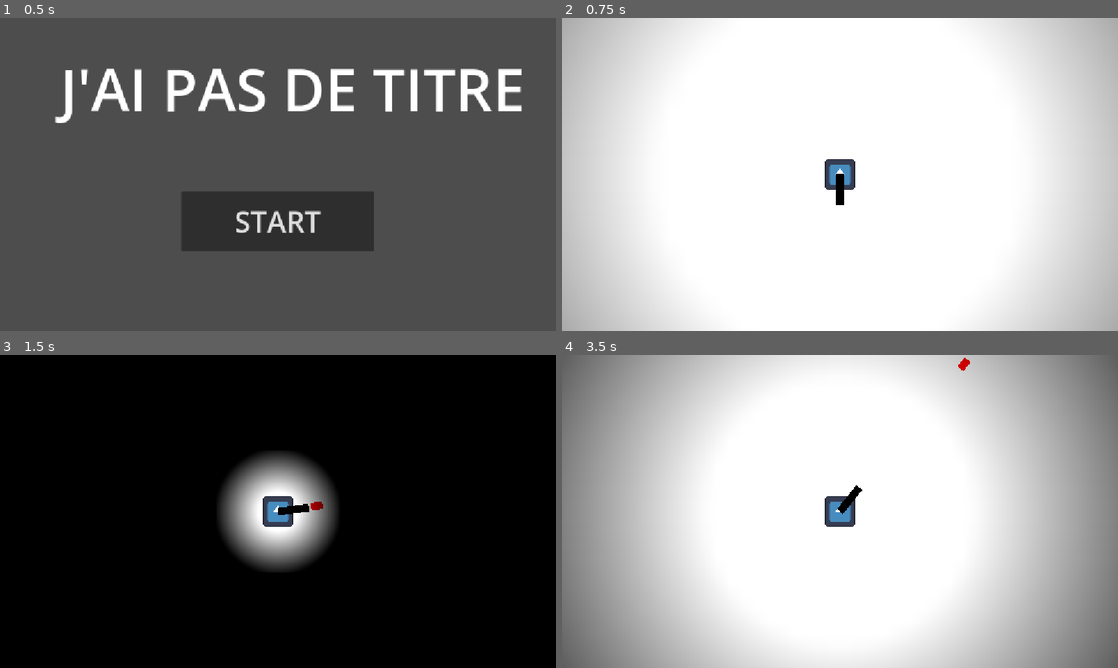
Above: before the commit, frames 1-4 (two rows, left to right).
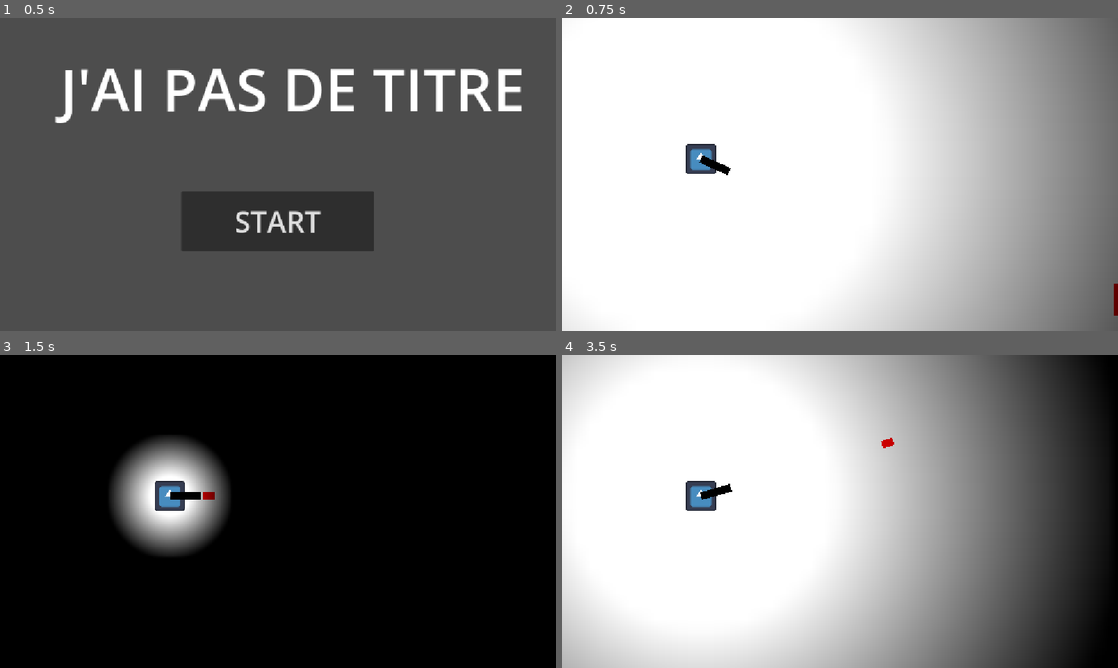
Above: after the commit, the same moments.

Repository: PandaMaki/game-jam-baudo
Game: Godot game, scene res://scenes/UI/main.tscn
The game is run twice, just before and just after one commit, with the same random seed, the same clock (stepped at 60 frames per second) and the same inputs. The engine's default icon, where the game draws it, is replaced by a stand-in: a white triangle on a blue panel in a dark square.
Inputs (mouse positions are in pixels of both pictures, inside the frame that each line leads up to):
- Up to frame 1 (0.5 s): no input
- Up to frame 2 (0.75 s): click "START" at 0.5 s
- Up to frame 3 (1.5 s): tap Enter (ui_accept) at 1.25 s; move the mouse to (400, 495) at 1.27 s; hold D (right) from 1.28 s (still down); tap Space (shoot) at 1.35 s
- Up to frame 4 (3.5 s): tap Enter (ui_accept) at 1.52, 2.27 s; move the mouse to (728, 527) at 2.02 s; tap Space (shoot) at 2.1, 2.85 s; move the mouse to (895, 442) at 2.77 s; release D (right) at 2.78 s; hold A (left) from 2.78 s (still down)

Frame 1 is identical in both runs. In frame 2, 54% of the frame differs, in the area x 0-100%, y 0-100%; in frame 3, 12%; in frame 4, 78%.

Commit message:
ajout de la limite de caméra

Diff:
--- a/scenes/player/player.tscn
+++ b/scenes/player/player.tscn
@@ -42,6 +42,10 @@
 shape = SubResource("RectangleShape2D_clr57")
 
 [node name="Camera2D" type="Camera2D" parent="." unique_id=1252639716]
+limit_left = -288
+limit_top = -292
+limit_right = 1216
+limit_bottom = 800
 
 [node name="Pistolet" parent="." unique_id=1604701422 instance=ExtResource("3_gmlin")]
 
